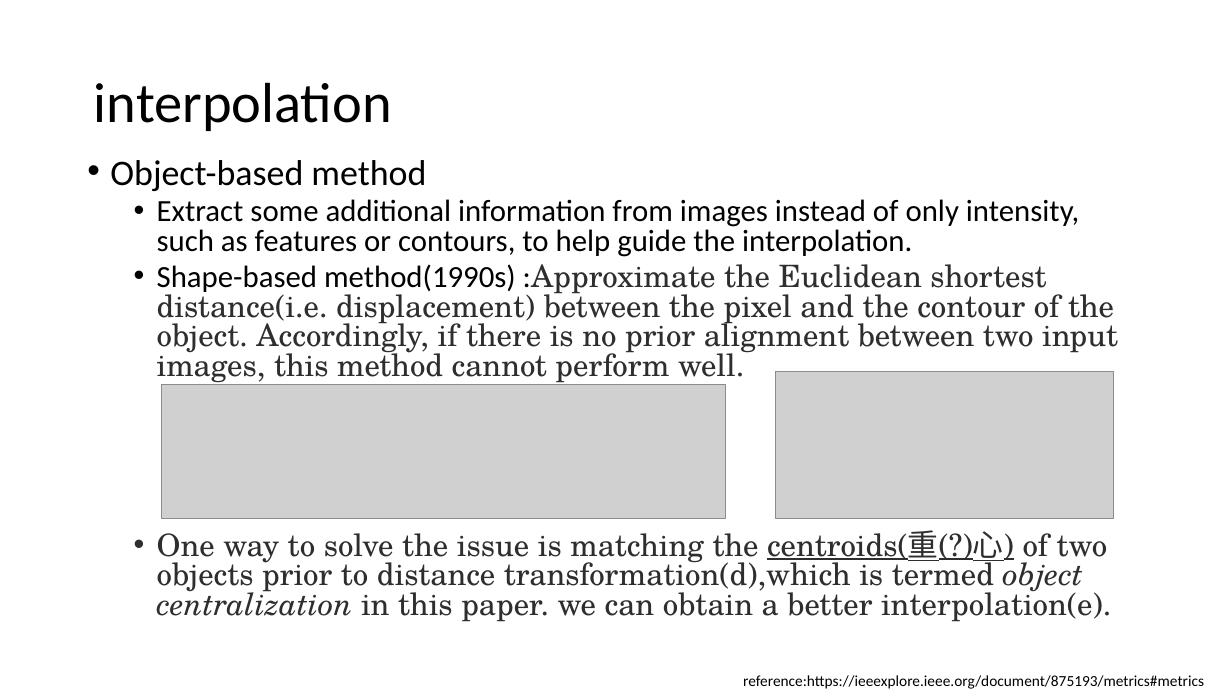
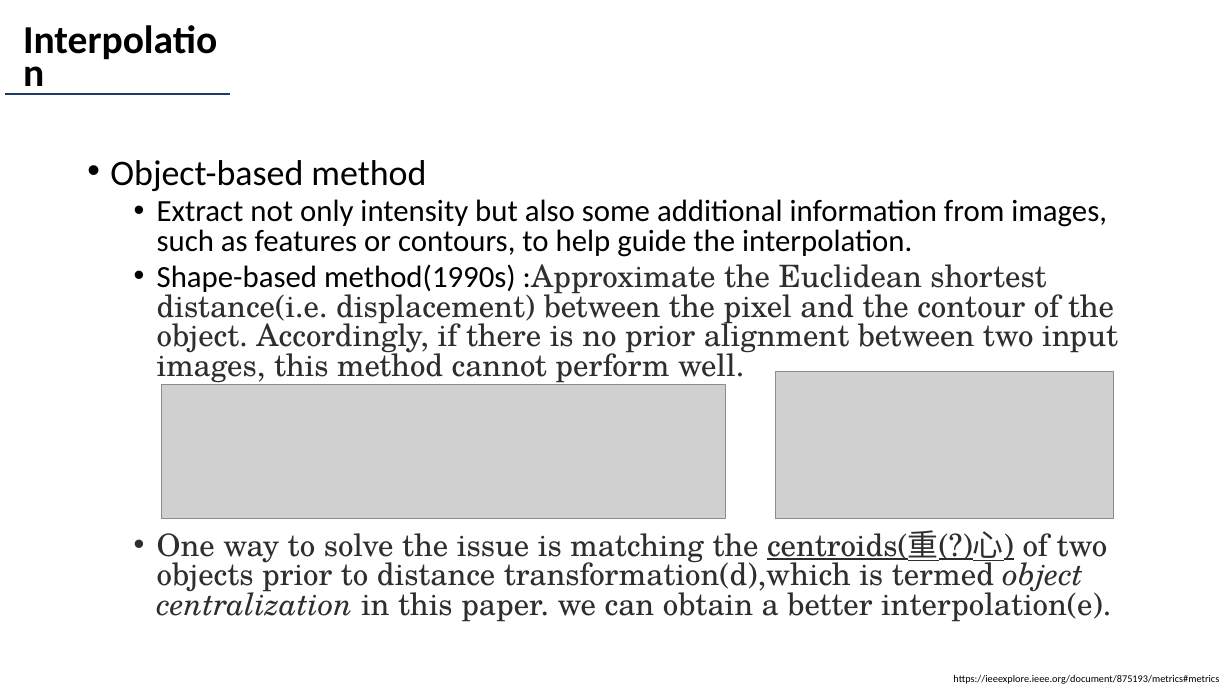
Before and after one commit to autotntfan/BIP, a slide deck: slide 20 of The insight toolkit image registration framework.pptx (slide 19 before the commit). Drawn at 1232x693 pixels with LibreOffice and Linux fonts; fonts in the diff are those of the drawing; grey boxes stand for pictures. Boxes give left, top, right and bottom in pixels: in the first picture for what was removed or moved away, otherwise in the second. Text is boxed around its words. In the diff, an @@ line names an element or a change of style, - is before the commit and + after.

```diff
--- a/The insight toolkit image registration framework.pptx
+++ b/The insight toolkit image registration framework.pptx
@@ text at box(94, 82, 392, 131): text changed; size 44 to 30.8 pt; bold on @@
-interpolation
+Interpolation
@@ line added from (5, 94) to (230, 94), #203864 1.5 pt @@
@@ text at box(157, 199, 1107, 257): text changed @@
-  • Extract some additional information from images instead of only intensity, such as features or contours, to help guide the interpolation.
+  • Extract not only intensity but also some additional information from images, such as features or contours, to help guide the interpolation.
@@ text at box(953, 675, 1219, 684): text changed; size 12 to 8 pt @@
-reference:https://ieeexplore.ieee.org/document/875193/metrics#metrics
+https://ieeexplore.ieee.org/document/875193/metrics#metrics
```
Also in this commit, not shown: 17 other slides changed, 1 slide added, 2 slides removed.
